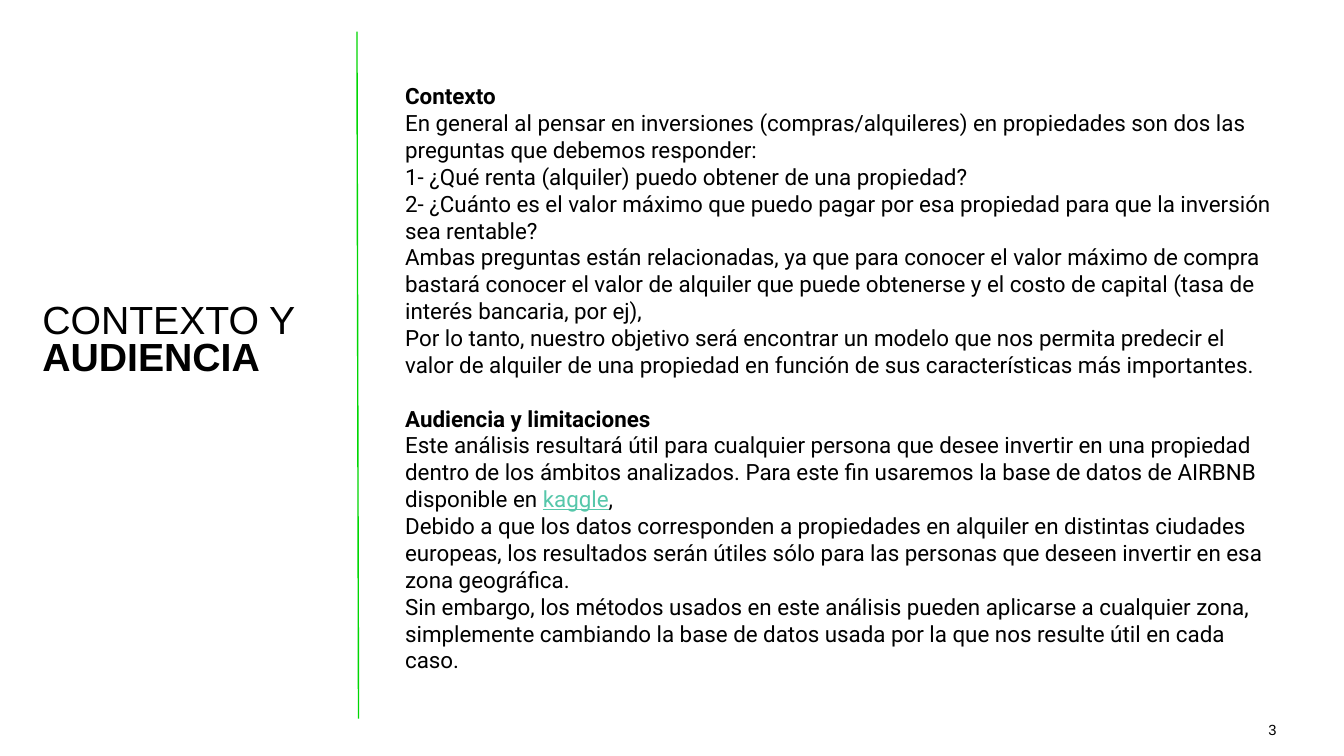
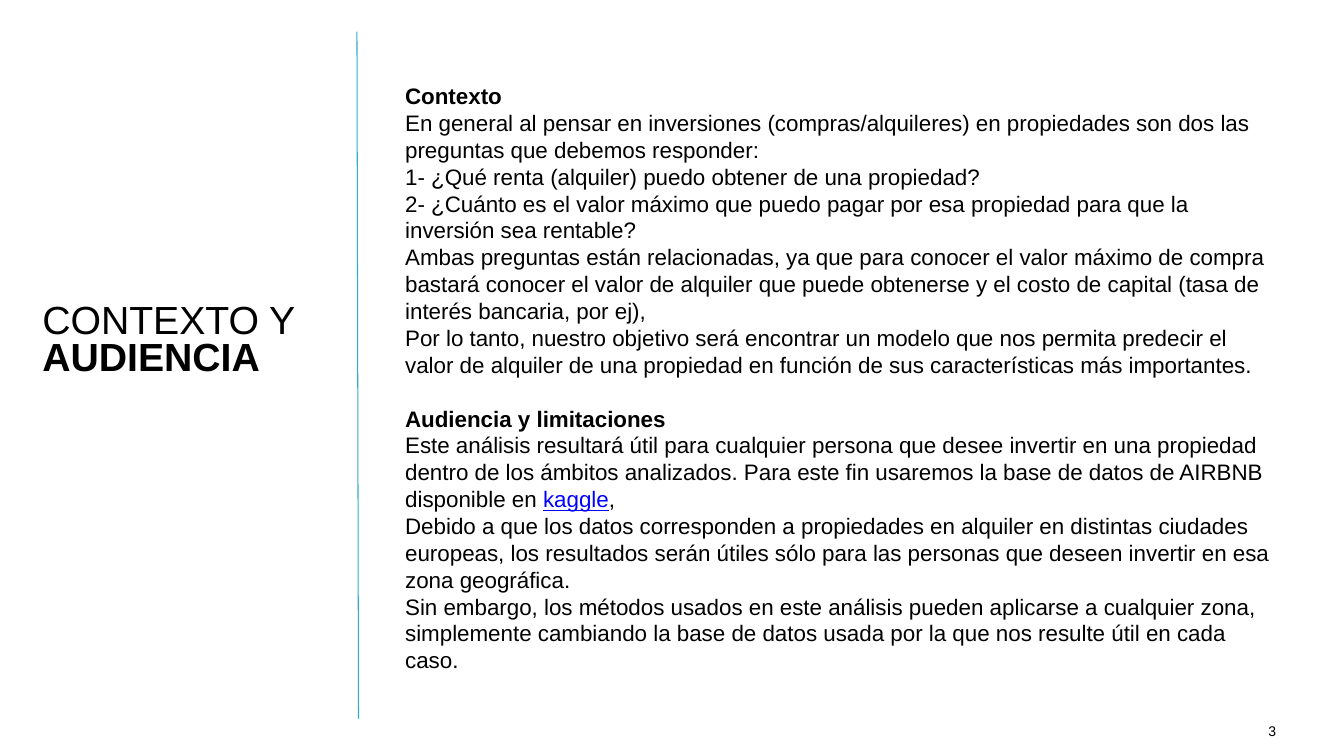
Before and after one commit to tekluis/CoderHouse, a slide deck: slide 3 of 11-PRESENTACION_TEK.pptx. Drawn at 1344x756 pixels with LibreOffice and Linux fonts; fonts in the diff are those of the drawing. Boxes give left, top, right and bottom in pixels: in the first picture for what was removed or moved away, otherwise in the second. Text is boxed around its words. In the diff, an @@ line names an element or a change of style, - is before the commit and + after.

```diff
--- a/11-PRESENTACION_TEK.pptx
+++ b/11-PRESENTACION_TEK.pptx
@@ line (357, 31) - (359, 719): stroke #00D703 1 pt to #31ADCD 0.75 pt @@
@@ text "Contexto" at [405,88,1269,669]: font Roboto to Arial; text colour #56C7AA to #0000FF in "kaggle," @@
@@ page number at [1268,726,1276,736]: size 10.5 to 10 pt; vertical alignment middle to top @@
```
Also in this commit, not shown: 11 other slides changed, 1 slide added, 1 slide removed, 4 other files.
